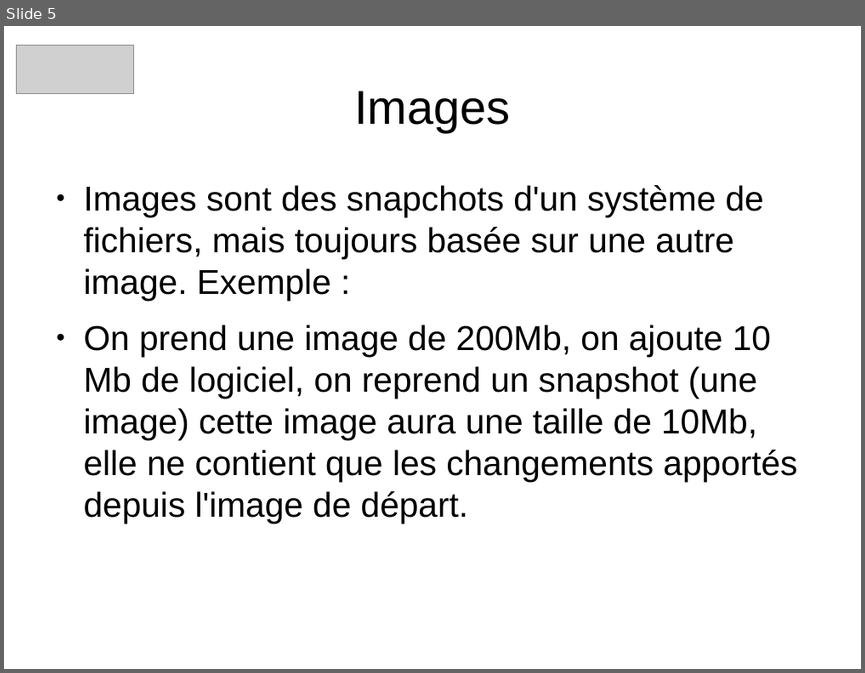
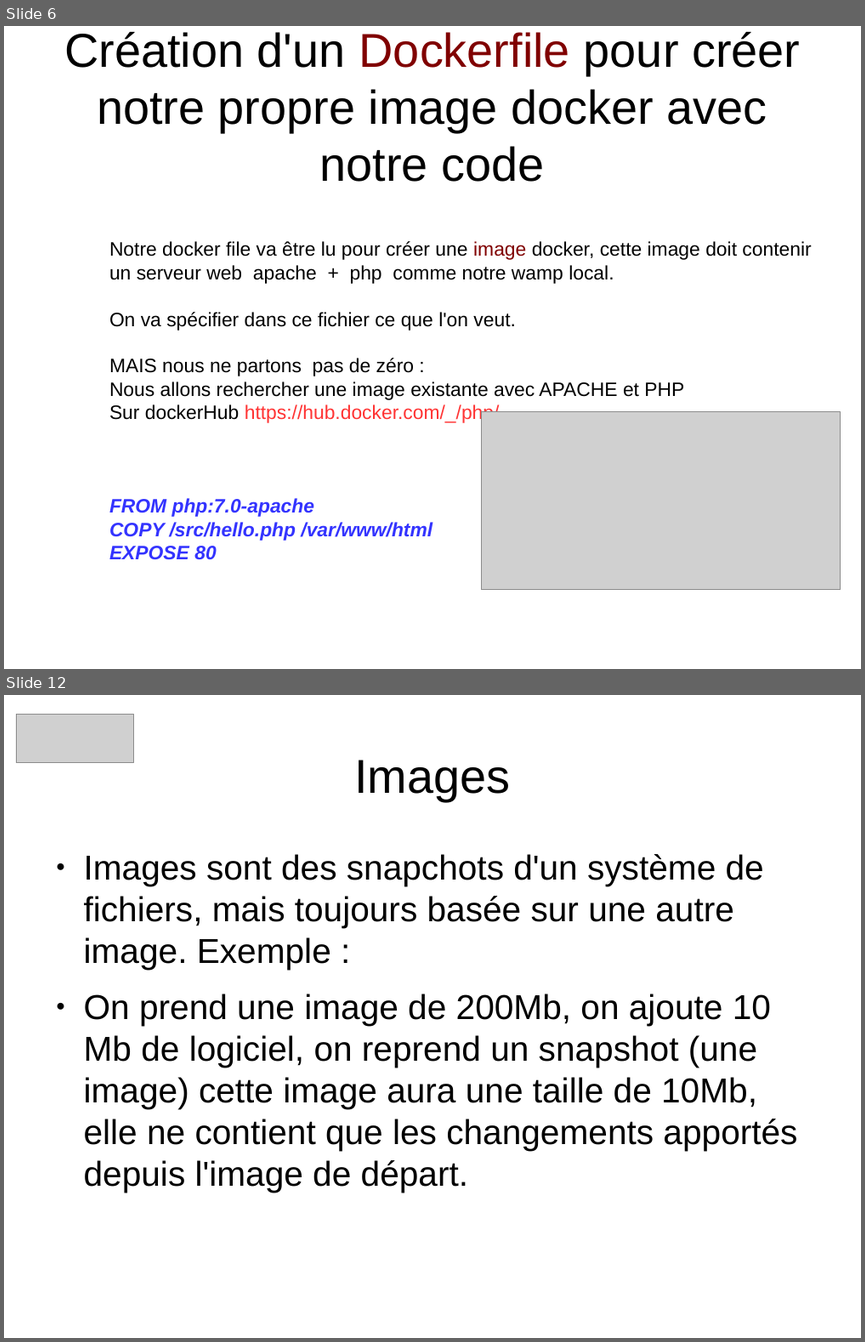
Before and after one commit to heylve/current, a slide deck: Rencontre_devs/docker_dev_conf_20_11_2017.odp. Shown one above the other, each under a label of ours: slide 5 before the commit, slides 6 and 12 after it; the slides between them are not shown. The pictures are 865x673 and 865x1342 pixels, drawn with LibreOffice and Linux fonts; fonts in the diff are those of the drawing; grey boxes stand for pictures. Boxes give left, top, right and bottom in pixels: in the first picture for what was removed or moved away, otherwise in the second. Text is boxed around its words. In the diff, an @@ line names an element or a change of style, - is before the commit and + after.

Commit message:
docker pres ..

```diff
--- a/Rencontre_devs/docker_dev_conf_20_11_2017.odp
+++ b/Rencontre_devs/docker_dev_conf_20_11_2017.odp
@@ slide 6 added at (4, 26, 861, 669), background #FFFFFF @@
@@ title added at (64, 32, 800, 182), 44 pt, text #000000 @@
+Création d'un Dockerfile pour créer notre propre image docker avec notre code
@@ text added at (109, 241, 811, 560), 18 pt, text #000000 @@
+Notre docker file va être lu pour créer une image docker, cette image doit contenir
+un serveur web apache + php comme notre wamp local.
+On va spécifier dans ce fichier ce que l'on veut.
+MAIS nous ne partons pas de zéro :
+Nous allons rechercher une image existante avec APACHE et PHP
+Sur dockerHub https://hub.docker.com/_/php/
+FROM php:7.0-apache
+COPY /src/hello.php /var/www/html
+EXPOSE 80
@@ picture added at (482, 412, 840, 590) @@
@@ what was slide 5 is now slide 12 @@
```
Also in this commit, not shown: 4 slides changed, 8 other slides added, 1 slide removed.
